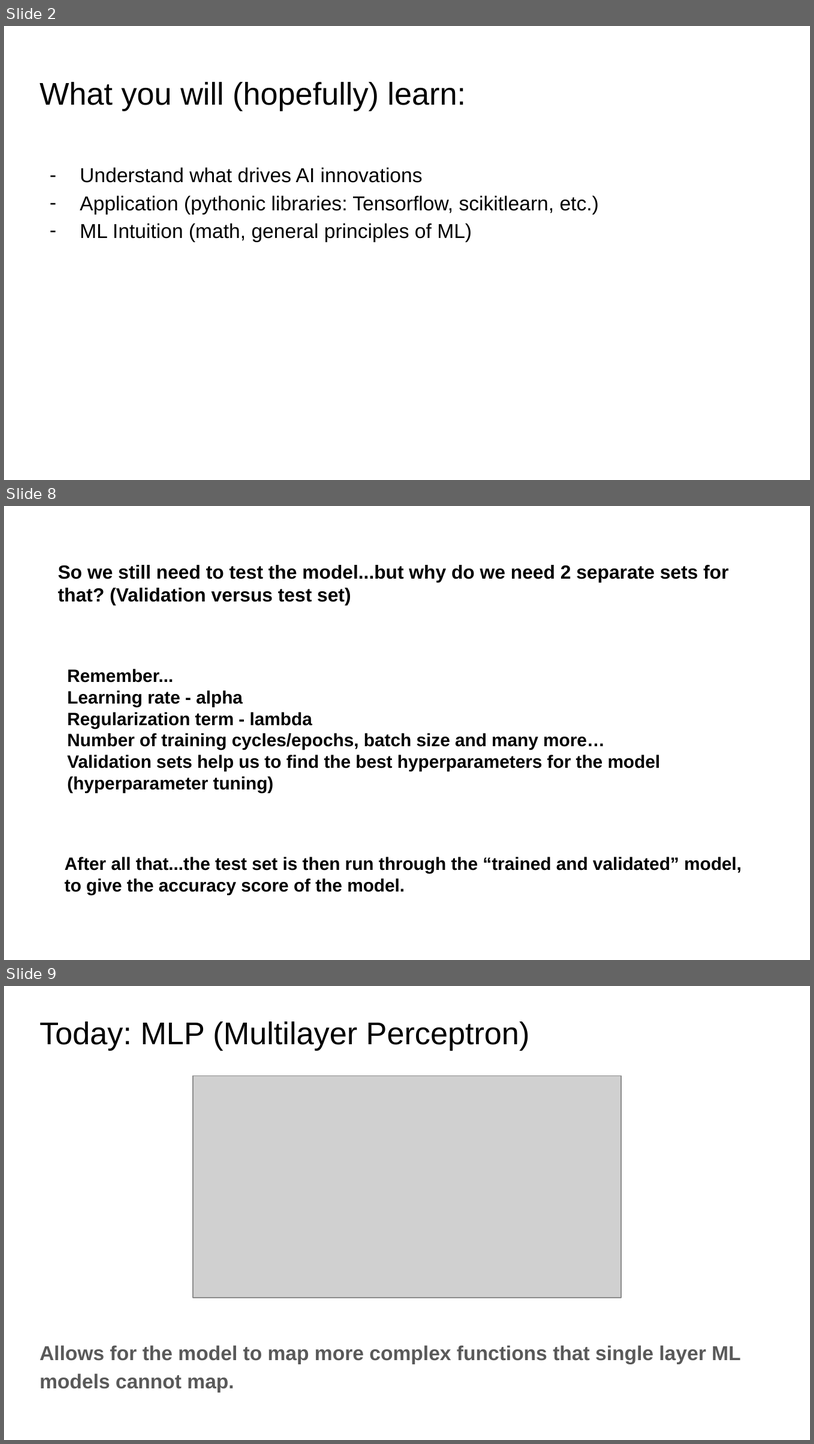
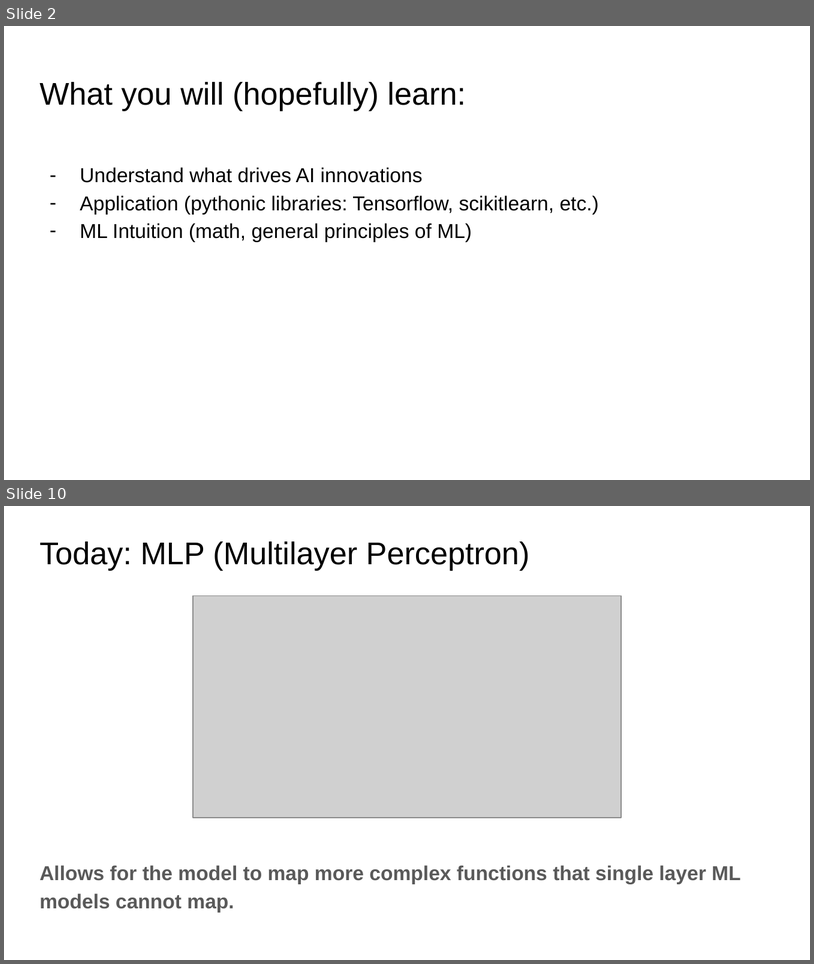
Before and after one commit to Benjamintdk/ML201, a slide deck: MLP/Lesson 1_ MLP.pptx. Shown one above the other, each under a label of ours: slides 2, 8 and 9 before the commit, slides 2 and 10 after it; the slides between them are not shown. The pictures are 814x1444 and 814x964 pixels, drawn with LibreOffice and Linux fonts; fonts in the diff are those of the drawing; grey boxes stand for pictures. Boxes give left, top, right and bottom in pixels: in the first picture for what was removed or moved away, otherwise in the second. Text is boxed around its words. In the diff, an @@ line names an element or a change of style, - is before the commit and + after.

```diff
--- a/MLP/Lesson 1_ MLP.pptx
+++ b/MLP/Lesson 1_ MLP.pptx
@@ slide 8 removed at (4,506,810,960), background #FFFFFF @@
@@ text removed at (58,565,729,605) @@
-So we still need to test the model...but why do we need 2 separate sets for that? (Validation versus test set)
@@ text removed at (67,669,661,792) @@
-Remember...
-Learning rate - alpha
-Regularization term - lambda
-Number of training cycles/epochs, batch size and many more…
-Validation sets help us to find the best hyperparameters for the model (hyperparameter tuning)
@@ text removed at (65,856,742,894) @@
-After all that...the test set is then run through the “trained and validated” model, to give the accuracy score of the model.
@@ what was slide 9 is now slide 10 @@
```
Also in this commit, not shown: 6 slides changed, 4 slides added, 1 other slide removed, 3 other files.
